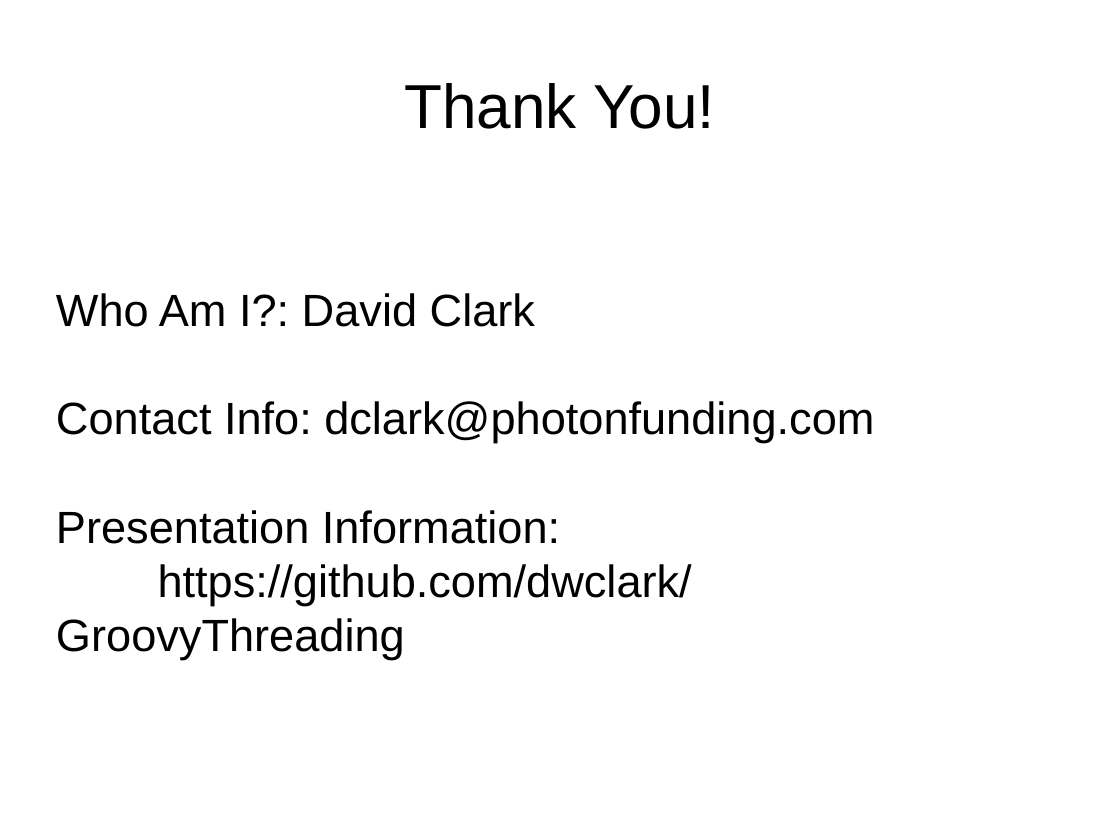
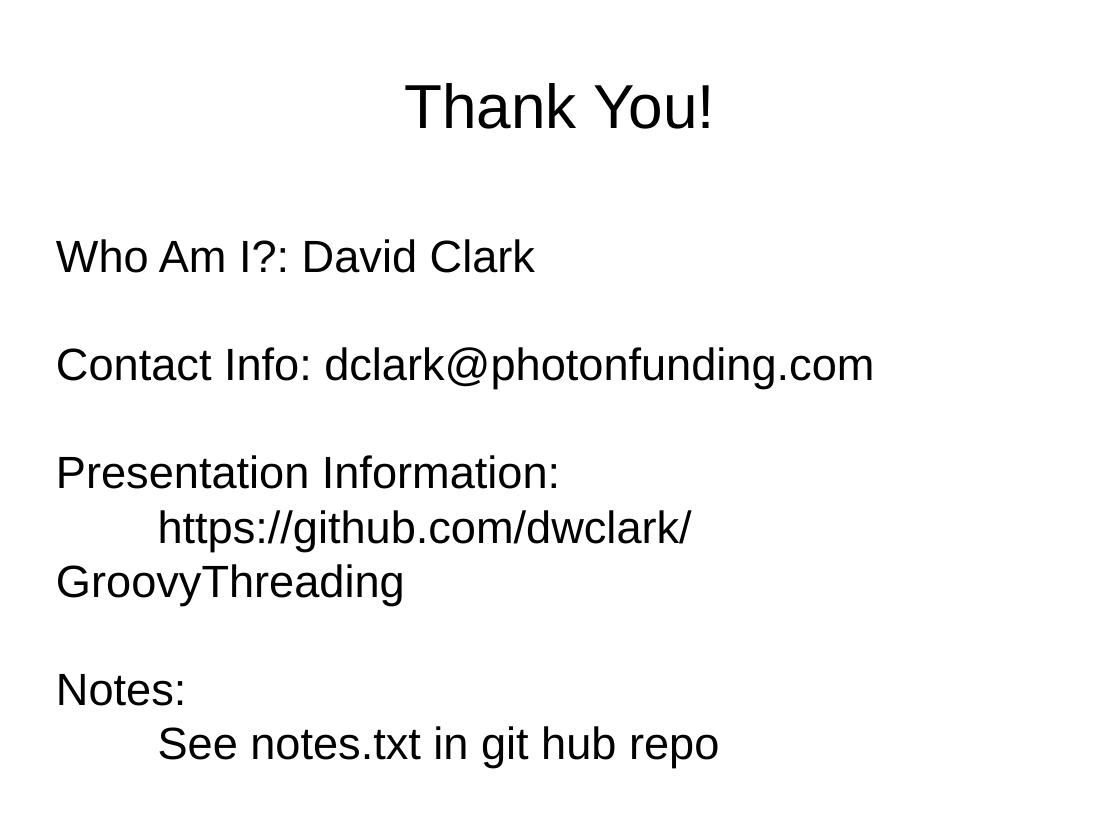
Before and after one commit to dwclark/GroovyThreading, a slide deck: slide 59 of presentation/groovy.odp (slide 51 before the commit). Drawn at 1120x840 pixels with LibreOffice and Linux fonts; fonts in the diff are those of the drawing. Boxes give left, top, right and bottom in pixels: in the first picture for what was removed or moved away, otherwise in the second. Text is boxed around its words. In the diff, an @@ line names an element or a change of style, - is before the commit and + after.

```diff
--- a/presentation/groovy.odp
+++ b/presentation/groovy.odp
@@ subtitle at (56, 674, 719, 768): paragraphs added @@
+Notes:
+See notes.txt in git hub repo
```
Also in this commit, not shown: 4 other slides changed, 9 slides added, 1 slide removed, 3 other files.
